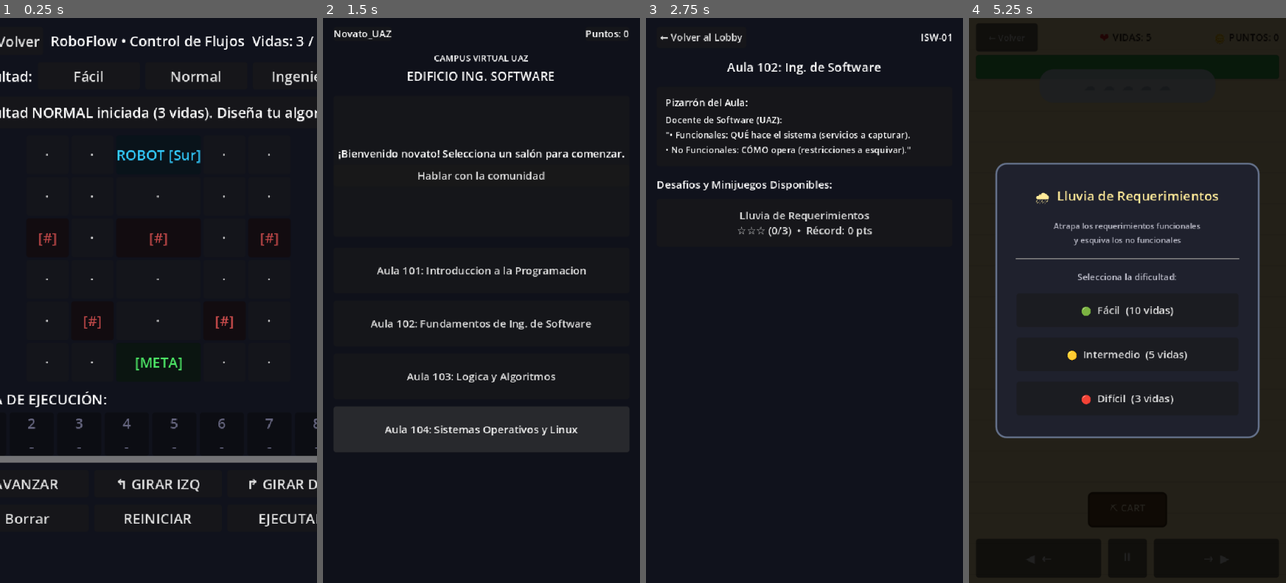
Above: before the commit, frames 1-4 (left to right).
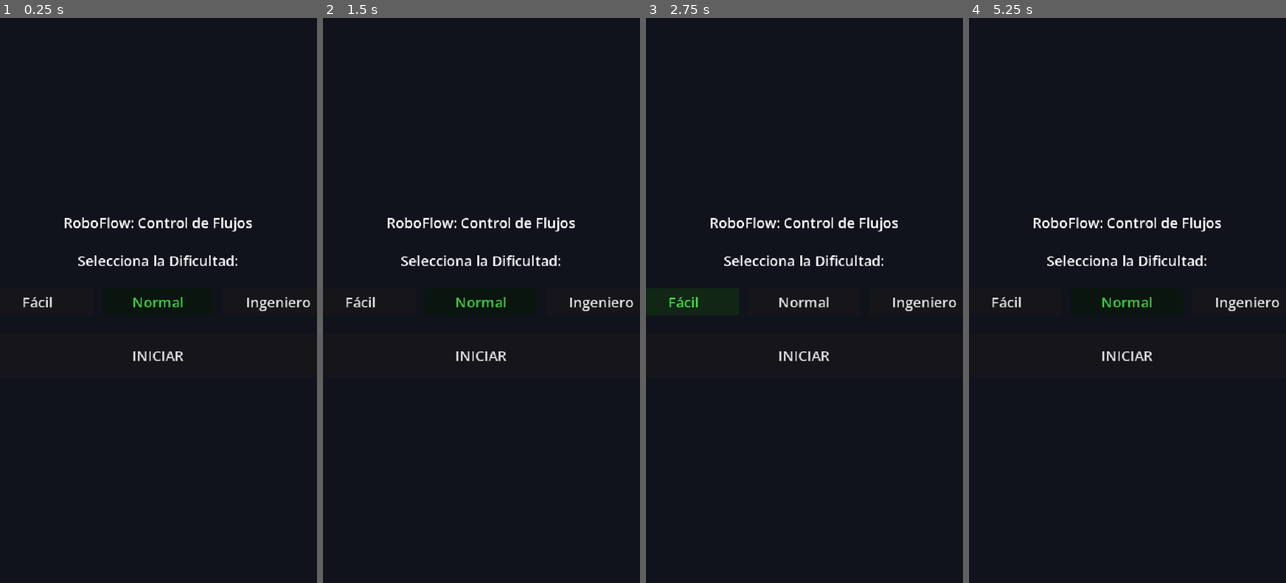
Above: after the commit, the same moments.

Repository: Bijou91/Morelosoft-International-Solutions
Game: Godot game, scene res://scenes/minigames/programacion/roboflow/RoboFlow.tscn
Two runs of this game, one before a commit and one after it. Both use one fixed random seed, a clock stepped at 60 frames per second and the inputs below. This scene is started directly instead of the project's main scene.
Inputs (mouse positions are in pixels of both pictures, inside the frame that each line leads up to):
- Up to frame 1 (0.25 s): no input
- Up to frame 2 (1.5 s): click (342, 40) at 0.5 s, where only the run before the commit has a clickable "Volver"; click (380, 34) at 1.25 s, where only the run before the commit has a clickable "← Volver al Lobby"
- Up to frame 3 (2.75 s): click (684, 300) at 2 s, where only the run after the commit has a clickable "Fácil"
- Up to frame 4 (5.25 s): click (1026, 34) at 2.75 s, where only the run before the commit has a clickable "← Volver al Lobby"; click (1247, 300) at 3.5 s, where only the run after the commit has a clickable "Ingeniero"; click "Lluvia de Requerimientos ☆☆☆ …" (after the commit: "Normal") at 4.25 s; click (1007, 34) at 5 s, where only the run before the commit has a clickable "← Volver"

The runs differ from the first frame. In frame 1, 7.7% of the frame differs, in the area x 0-100%, y 3-90%; in frame 2, 5.4%; in frame 3, 4.8%; in frame 4, 5.4%.

Commit message:
feat(minigames): Refactorización final de RoboFlow CU-10 para cumplir estrictamente con el Diagrama de Secuencia (Pantallas Inicio, Victoria, GameOver y EventBus)

Diff:
--- a/pixeling/scenes/minigames/programacion/roboflow/RoboFlow.gd
+++ b/pixeling/scenes/minigames/programacion/roboflow/RoboFlow.gd
@@ -19,24 +19,39 @@
 var instructions: Array[String] = []
 var is_running: bool = false
 var attempts: int = 0
-
-# Referencias a Nodos
-@onready var status_label: Label = $VBox/StatusBanner/Label
-@onready var board_grid: GridContainer = $VBox/BoardPanel/GridBoard
-@onready var pipeline_container: HBoxContainer = $VBox/PipelineSection/Scroll/PipelineSlots
-@onready var btn_fwd: Button = $VBox/Palette/BtnFwd
-@onready var btn_left: Button = $VBox/Palette/BtnLeft
-@onready var btn_right: Button = $VBox/Palette/BtnRight
-@onready var btn_del: Button = $VBox/Controls/BtnDel
-@onready var btn_clear: Button = $VBox/Controls/BtnClear
-@onready var btn_run: Button = $VBox/Controls/BtnRun
-@onready var btn_back: Button = $TopHUD/BtnBack
-@onready var lives_label: Label = $TopHUD/LivesLabel
-
-# Selector de Dificultad
-@onready var btn_diff_facil: Button = $VBox/DifficultySelector/BtnDiffFacil
-@onready var btn_diff_normal: Button = $VBox/DifficultySelector/BtnDiffNormal
-@onready var btn_diff_ing: Button = $VBox/DifficultySelector/BtnDiffIng
+var selected_diff: String = "NORMAL"
+
+# Referencias a Pantallas Principales
+@onready var screen_start = $ScreenStart
+@onready var screen_game = $ScreenGame
+@onready var screen_victory = $ScreenVictory
+@onready var screen_game_over = $ScreenGameOver
+
+# Nodos - Pantalla de Inicio
+@onready var btn_diff_facil = $ScreenStart/VBox/DiffSelector/BtnDiffFacil
+@onready var btn_diff_normal = $ScreenStart/VBox/DiffSelector/BtnDiffNormal
+@onready var btn_diff_ing = $ScreenStart/VBox/DiffSelector/BtnDiffIng
+@onready var btn_iniciar = $ScreenStart/VBox/BtnIniciar
+
+# Nodos - Pantalla de Juego
+@onready var status_label: Label = $ScreenGame/VBox/StatusBanner/Label
+@onready var board_grid: GridContainer = $ScreenGame/VBox/BoardPanel/GridBoard
+@onready var pipeline_container: HBoxContainer = $ScreenGame/VBox/PipelineSection/Scroll/PipelineSlots
+@onready var btn_fwd: Button = $ScreenGame/VBox/Palette/BtnFwd
+@onready var btn_left: Button = $ScreenGame/VBox/Palette/BtnLeft
+@onready var btn_right: Button = $ScreenGame/VBox/Palette/BtnRight
+@onready var btn_del: Button = $ScreenGame/VBox/Controls/BtnDel
+@onready var btn_clear: Button = $ScreenGame/VBox/Controls/BtnClear
+@onready var btn_run: Button = $ScreenGame/VBox/Controls/BtnRun
+@onready var btn_back: Button = $ScreenGame/TopHUD/BtnBack
+@onready var lives_label: Label = $ScreenGame/TopHUD/LivesLabel
+
+# Nodos - Pantallas de Fin
+@onready var lbl_victory_stats = $ScreenVictory/VBox/LblStats
+@onready var btn_victory_back = $ScreenVictory/VBox/BtnVolver
+@onready var lbl_gameover_reason = $ScreenGameOver/VBox/LblReason
+@onready var btn_gameover_restart = $ScreenGameOver/VBox/BtnReiniciar
+@onready var btn_gameover_back = $ScreenGameOver/VBox/BtnVolver
 
 func _ready() -> void:
 	super._ready()
@@ -44,7 +59,13 @@
 	minigame_title = "RoboFlow: Control de Flujos"
 	subject_name = "Introducción a la Programación"
 
-	# Conectar botones de comandos y control
+	# Conexiones: Pantalla de Inicio
+	btn_diff_facil.pressed.connect(func(): select_difficulty_ui("FACIL"))
+	btn_diff_normal.pressed.connect(func(): select_difficulty_ui("NORMAL"))
+	btn_diff_ing.pressed.connect(func(): select_difficulty_ui("INGENIERO"))
+	btn_iniciar.pressed.connect(_on_iniciar_pressed)
+
+	# Conexiones: Pantalla de Juego
 	btn_fwd.pressed.connect(func(): add_instruction("FORWARD"))
 	btn_left.pressed.connect(func(): add_instruction("TURN_LEFT"))
 	btn_right.pressed.connect(func(): add_instruction("TURN_RIGHT"))
@@ -53,12 +74,36 @@
 	btn_run.pressed.connect(run_program)
 	btn_back.pressed.connect(_on_back_pressed)
 
-	# Conectar selector de dificultad
-	btn_diff_facil.pressed.connect(func(): setup_level("FACIL"))
-	btn_diff_normal.pressed.connect(func(): setup_level("NORMAL"))
-	btn_diff_ing.pressed.connect(func(): setup_level("INGENIERO"))
-
+	# Conexiones: Pantallas Finales
+	btn_victory_back.pressed.connect(_on_back_pressed)
+	btn_gameover_restart.pressed.connect(_on_iniciar_pressed)
+	btn_gameover_back.pressed.connect(_on_back_pressed)
+
+	_show_screen(screen_start)
+	select_difficulty_ui("NORMAL")
+
+func _show_screen(screen: Control) -> void:
+	screen_start.visible = false
+	screen_game.visible = false
+	screen_victory.visible = false
+	screen_game_over.visible = false
+	screen.visible = true
+
+func select_difficulty_ui(diff: String) -> void:
+	selected_diff = diff
+	btn_diff_facil.modulate = Color(1,1,1) if diff != "FACIL" else Color(0.3, 0.9, 0.3)
+	btn_diff_normal.modulate = Color(1,1,1) if diff != "NORMAL" else Color(0.3, 0.9, 0.3)
+	btn_diff_ing.modulate = Color(1,1,1) if diff != "INGENIERO" else Color(0.3, 0.9, 0.3)
+	if AudioManager.has_method("play_click"):
+		AudioManager.play_click()
+
+func _on_iniciar_pressed() -> void:
+	if AudioManager.has_method("play_click"):
+		AudioManager.play_click()
+
+	current_difficulty = selected_diff
 	setup_level(current_difficulty)
+	_show_screen(screen_game)
 
 func setup_level(diff: String) -> void:
 	current_difficulty = diff
@@ -97,9 +142,13 @@
 	update_pipeline_ui()
 	update_lives_display()
 	btn_run.disabled = false
+	attempts = 0
+	is_running = false
 
 	# Notificar inicio formal del minijuego al EventBus global
-	EventBus.minigame_started.emit(minigame_id, current_difficulty)
+	if EventBus.has_signal("minigame_started"):
+		EventBus.minigame_started.emit(minigame_id, current_difficulty)
+
 	set_status("Dificultad %s iniciada (%d vidas). Diseña tu algoritmo." % [current_difficulty, current_lives])
 
 func update_lives_display() -> void:
@@ -163,25 +212,29 @@
 	if is_running or current_lives <= 0:
 		return
 	if instructions.size() >= max_instructions:
-		AudioManager.play_error()
+		if AudioManager.has_method("play_error"):
+			AudioManager.play_error()
 		set_status("Límite de %d instrucciones alcanzado" % max_instructions)
 		return
 
-	AudioManager.play_click()
+	if AudioManager.has_method("play_click"):
+		AudioManager.play_click()
 	instructions.append(cmd)
 	update_pipeline_ui()
 
 func remove_last_instruction() -> void:
 	if is_running or instructions.is_empty() or current_lives <= 0:
 		return
-	AudioManager.play_click()
+	if AudioManager.has_method("play_click"):
+		AudioManager.play_click()
 	instructions.pop_back()
 	update_pipeline_ui()
 
 func reiniciar_nivel() -> void:
 	if is_running:
 		return
-	AudioManager.play_click()
+	if AudioManager.has_method("play_click"):
+		AudioManager.play_click()
 	instructions.clear()
 	current_lives = max_lives
 	reset_robot()
@@ -191,9 +244,6 @@
 	btn_run.disabled = false
 	set_status("Nivel reiniciado. Vidas restauradas a %d." % max_lives)
 
-func clear_instructions() -> void:
-	reiniciar_nivel()
-
 func update_pipeline_ui() -> void:
 	for child in pipeline_container.get_children():
 		child.queue_free()
@@ -207,12 +257,10 @@
 		lbl.vertical_alignment = VERTICAL_ALIGNMENT_CENTER
 
 		if i < instructions.size():
-			lbl.text = "%d
-%s" % [i + 1, labels.get(instructions[i], "CMD")]
+			lbl.text = "%d\n%s" % [i + 1, labels.get(instructions[i], "CMD")]
 			slot.modulate = Color(0.3, 0.9, 1.0)
 		else:
-			lbl.text = "%d
--" % (i + 1)
+			lbl.text = "%d\n-" % (i + 1)
 			slot.modulate = Color(0.4, 0.4, 0.5)
 
 		slot.add_child(lbl)
@@ -221,32 +269,39 @@
 func deduct_life(reason: String) -> void:
 	current_lives = maxi(0, current_lives - 1)
 	update_lives_display()
-	AudioManager.play_error()
-	EventBus.life_lost.emit(current_lives)
+
+	if AudioManager.has_method("play_error"):
+		AudioManager.play_error()
+
+	if EventBus.has_signal("life_lost"):
+		EventBus.life_lost.emit(current_lives)
 
 	if current_lives <= 0:
 		handle_game_over(reason)
 	else:
-		set_status("FALLO: %s (-1 vida. Restantes: %d). Corrige el flujo y reintenta." % [reason, current_lives])
+		set_status("FALLO: %s (-1 vida). Restantes: %d." % [reason, current_lives])
 		reset_robot()
 		update_robot_display()
 
 func handle_game_over(reason: String) -> void:
 	is_running = false
-	AudioManager.play_game_over()
-	EventBus.game_over.emit(minigame_id)
-	set_status("GAME OVER: %s. Sin vidas restantes. Pulsa REINICIAR o Volver." % reason)
-	btn_run.disabled = true
+	if AudioManager.has_method("play_game_over"):
+		AudioManager.play_game_over()
+
+	if EventBus.has_signal("game_over"):
+		EventBus.game_over.emit(minigame_id)
+
+	lbl_gameover_reason.text = "Motivo: " + reason
+	_show_screen(screen_game_over)
 
 func run_program() -> void:
 	if is_running:
 		return
 	if current_lives <= 0:
-		AudioManager.play_error()
-		set_status("No tienes vidas disponibles. Pulsa REINICIAR para restaurar vidas.")
 		return
 	if instructions.is_empty():
-		AudioManager.play_error()
+		if AudioManager.has_method("play_error"):
+			AudioManager.play_error()
 		set_status("¡El pipeline está vacío! Agrega instrucciones")
 		return
 
@@ -273,33 +328,35 @@
 			var delta: Vector2i = deltas.get(current_dir, Vector2i.ZERO)
 			var next_pos: Vector2i = current_pos + delta
 
-			# Comprobar límites del tablero
 			if next_pos.x < 0 or next_pos.x >= grid_cols or next_pos.y < 0 or next_pos.y >= grid_rows:
 				is_running = false
-				deduct_life("Robot fuera de los límites del tablero")
+				deduct_life("Fuera de los límites del tablero")
 				return
 
-			# Comprobar obstáculos
 			if next_pos in obstacles:
 				is_running = false
 				deduct_life("Colisión contra obstáculo")
 				return
 
 			current_pos = next_pos
-			AudioManager.play_step()
+			if AudioManager.has_method("play_step"):
+				AudioManager.play_step()
+
 		elif cmd == "TURN_LEFT":
 			var idx: int = dirs.find(current_dir)
 			current_dir = dirs[(idx + 3) % 4]
-			AudioManager.play_rotate()
+			if AudioManager.has_method("play_rotate"):
+				AudioManager.play_rotate()
+
 		elif cmd == "TURN_RIGHT":
 			var idx: int = dirs.find(current_dir)
 			current_dir = dirs[(idx + 1) % 4]
-			AudioManager.play_rotate()
+			if AudioManager.has_method("play_rotate"):
+				AudioManager.play_rotate()
 
 		update_robot_display()
 		await get_tree().create_timer(0.45).timeout
 
-		# Comprobar si llegó a la meta
 		if current_pos == goal_pos:
 			handle_victory()
 			return
@@ -310,7 +367,8 @@
 
 func handle_victory() -> void:
 	is_running = false
-	AudioManager.play_success()
+	if AudioManager.has_method("play_success"):
+		AudioManager.play_success()
 
 	var stars: int = 1
 	if instructions.size() <= (max_instructions - 2) and current_lives == max_lives:
@@ -326,18 +384,20 @@
 
 	var lives_bonus: int = current_lives * 40
 	var final_score: int = maxi(50, base_score * stars + lives_bonus - (attempts - 1) * 20)
-	set_status("Nivel completado con éxito (%d estrellas, %d vidas, %d puntos)" % [stars, current_lives, final_score])
-
-	await get_tree().create_timer(1.8).timeout
+
+	lbl_victory_stats.text = "Puntuación Final: %d\nEstrellas: %d\nVidas Restantes: %d" % [final_score, stars, current_lives]
+
+	# Finish game registra el resultado y emite EventBus.points_updated a traves de StateManager
 	finish_game(true, final_score, stars, "Flujo completado exitosamente")
-	_on_back_pressed()
+	_show_screen(screen_victory)
 
 func set_status(msg: String) -> void:
 	if status_label:
 		status_label.text = msg
 
 func _on_back_pressed() -> void:
-	AudioManager.play_click()
+	if AudioManager.has_method("play_click"):
+		AudioManager.play_click()
 	if ResourceLoader.exists("res://scenes/classroom/AulaProgramacion.tscn"):
 		get_tree().change_scene_to_file("res://scenes/classroom/AulaProgramacion.tscn")
 	else:
--- a/pixeling/scenes/minigames/programacion/roboflow/RoboFlow.tscn
+++ b/pixeling/scenes/minigames/programacion/roboflow/RoboFlow.tscn
@@ -20,7 +20,73 @@
 grow_vertical = 2
 color = Color(0.0627451, 0.0705882, 0.109804, 1)
 
-[node name="TopHUD" type="HBoxContainer" parent="."]
+[node name="ScreenStart" type="Control" parent="."]
+layout_mode = 1
+anchors_preset = 15
+anchor_right = 1.0
+anchor_bottom = 1.0
+grow_horizontal = 2
+grow_vertical = 2
+
+[node name="VBox" type="VBoxContainer" parent="ScreenStart"]
+layout_mode = 1
+anchors_preset = 8
+anchor_left = 0.5
+anchor_top = 0.5
+anchor_right = 0.5
+anchor_bottom = 0.5
+offset_left = -200.0
+offset_top = -100.0
+offset_right = 200.0
+offset_bottom = 100.0
+grow_horizontal = 2
+grow_vertical = 2
+theme_override_constants/separation = 20
+
+[node name="Title" type="Label" parent="ScreenStart/VBox"]
+layout_mode = 2
+text = "RoboFlow: Control de Flujos"
+horizontal_alignment = 1
+
+[node name="DiffLabel" type="Label" parent="ScreenStart/VBox"]
+layout_mode = 2
+text = "Selecciona la Dificultad:"
+horizontal_alignment = 1
+
+[node name="DiffSelector" type="HBoxContainer" parent="ScreenStart/VBox"]
+layout_mode = 2
+theme_override_constants/separation = 10
+
+[node name="BtnDiffFacil" type="Button" parent="ScreenStart/VBox/DiffSelector"]
+layout_mode = 2
+size_flags_horizontal = 3
+text = "Fácil"
+
+[node name="BtnDiffNormal" type="Button" parent="ScreenStart/VBox/DiffSelector"]
+layout_mode = 2
+size_flags_horizontal = 3
+text = "Normal"
+
+[node name="BtnDiffIng" type="Button" parent="ScreenStart/VBox/DiffSelector"]
+layout_mode = 2
+size_flags_horizontal = 3
+text = "Ingeniero"
+
+[node name="BtnIniciar" type="Button" parent="ScreenStart/VBox"]
+custom_minimum_size = Vector2(0, 50)
+layout_mode = 2
+text = "INICIAR"
+
+[node name="ScreenGame" type="Control" parent="."]
+visible = false
+layout_mode = 1
+anchors_preset = 15
+anchor_right = 1.0
+anchor_bottom = 1.0
+grow_horizontal = 2
+grow_vertical = 2
+
+[node name="TopHUD" type="HBoxContainer" parent="ScreenGame"]
 layout_mode = 1
 anchors_preset = 10
 anchor_right = 1.0
@@ -30,28 +96,27 @@
 offset_bottom = 42.0
 grow_horizontal = 2
 
-[node name="BtnBack" type="Button" parent="TopHUD"]
+[node name="BtnBack" type="Button" parent="ScreenGame/TopHUD"]
 layout_mode = 2
 text = "Volver"
 
-[node name="Spacer" type="Control" parent="TopHUD"]
-layout_mode = 2
-size_flags_horizontal = 3
-
-[node name="Title" type="Label" parent="TopHUD"]
+[node name="Spacer" type="Control" parent="ScreenGame/TopHUD"]
+layout_mode = 2
+size_flags_horizontal = 3
+
+[node name="Title" type="Label" parent="ScreenGame/TopHUD"]
 layout_mode = 2
 text = "RoboFlow • Control de Flujos"
 
-[node name="Spacer2" type="Control" parent="TopHUD"]
-layout_mode = 2
-size_flags_horizontal = 3
-
-[node name="LivesLabel" type="Label" parent="TopHUD"]
+[node name="Spacer2" type="Control" parent="ScreenGame/TopHUD"]
+layout_mode = 2
+size_flags_horizontal = 3
+
+[node name="LivesLabel" type="Label" parent="ScreenGame/TopHUD"]
 layout_mode = 2
 text = "Vidas: 3 / 3"
 
-
-[node name="VBox" type="VBoxContainer" parent="."]
+[node name="VBox" type="VBoxContainer" parent="ScreenGame"]
 layout_mode = 1
 anchors_preset = 15
 anchor_right = 1.0
@@ -64,99 +129,179 @@
 grow_vertical = 2
 theme_override_constants/separation = 8
 
-[node name="DifficultySelector" type="HBoxContainer" parent="VBox"]
-layout_mode = 2
-theme_override_constants/separation = 6
-
-[node name="LabelDiff" type="Label" parent="VBox/DifficultySelector"]
-layout_mode = 2
-text = "Dificultad:"
-
-[node name="BtnDiffFacil" type="Button" parent="VBox/DifficultySelector"]
-layout_mode = 2
-size_flags_horizontal = 3
-text = "Fácil"
-
-[node name="BtnDiffNormal" type="Button" parent="VBox/DifficultySelector"]
-layout_mode = 2
-size_flags_horizontal = 3
-text = "Normal"
-
-[node name="BtnDiffIng" type="Button" parent="VBox/DifficultySelector"]
-layout_mode = 2
-size_flags_horizontal = 3
-text = "Ingeniero"
-
-[node name="StatusBanner" type="PanelContainer" parent="VBox"]
+[node name="StatusBanner" type="PanelContainer" parent="ScreenGame/VBox"]
 custom_minimum_size = Vector2(0, 36)
 layout_mode = 2
 
-[node name="Label" type="Label" parent="VBox/StatusBanner"]
+[node name="Label" type="Label" parent="ScreenGame/VBox/StatusBanner"]
 layout_mode = 2
 text = "Estado del programa"
 horizontal_alignment = 1
 vertical_alignment = 1
 
-[node name="BoardPanel" type="CenterContainer" parent="VBox"]
+[node name="BoardPanel" type="CenterContainer" parent="ScreenGame/VBox"]
 custom_minimum_size = Vector2(0, 270)
 layout_mode = 2
 
-[node name="GridBoard" type="GridContainer" parent="VBox/BoardPanel"]
+[node name="GridBoard" type="GridContainer" parent="ScreenGame/VBox/BoardPanel"]
 layout_mode = 2
 theme_override_constants/h_separation = 3
 theme_override_constants/v_separation = 3
 columns = 5
 
-[node name="PipelineSection" type="VBoxContainer" parent="VBox"]
-layout_mode = 2
-
-[node name="Label" type="Label" parent="VBox/PipelineSection"]
+[node name="PipelineSection" type="VBoxContainer" parent="ScreenGame/VBox"]
+layout_mode = 2
+
+[node name="Label" type="Label" parent="ScreenGame/VBox/PipelineSection"]
 layout_mode = 2
 text = "LÍNEA DE EJECUCIÓN:"
 
-[node name="Scroll" type="ScrollContainer" parent="VBox/PipelineSection"]
+[node name="Scroll" type="ScrollContainer" parent="ScreenGame/VBox/PipelineSection"]
 custom_minimum_size = Vector2(0, 50)
 layout_mode = 2
 vertical_scroll_mode = 0
 
-[node name="PipelineSlots" type="HBoxContainer" parent="VBox/PipelineSection/Scroll"]
+[node name="PipelineSlots" type="HBoxContainer" parent="ScreenGame/VBox/PipelineSection/Scroll"]
 layout_mode = 2
 theme_override_constants/separation = 4
 
-[node name="Palette" type="HBoxContainer" parent="VBox"]
+[node name="Palette" type="HBoxContainer" parent="ScreenGame/VBox"]
 layout_mode = 2
 theme_override_constants/separation = 6
 
-[node name="BtnFwd" type="Button" parent="VBox/Palette"]
+[node name="BtnFwd" type="Button" parent="ScreenGame/VBox/Palette"]
 layout_mode = 2
 size_flags_horizontal = 3
 text = "AVANZAR"
 
-[node name="BtnLeft" type="Button" parent="VBox/Palette"]
+[node name="BtnLeft" type="Button" parent="ScreenGame/VBox/Palette"]
 layout_mode = 2
 size_flags_horizontal = 3
 text = "↰ GIRAR IZQ"
 
-[node name="BtnRight" type="Button" parent="VBox/Palette"]
+[node name="BtnRight" type="Button" parent="ScreenGame/VBox/Palette"]
 layout_mode = 2
 size_flags_horizontal = 3
 text = "↱ GIRAR DER"
 
-[node name="Controls" type="HBoxContainer" parent="VBox"]
+[node name="Controls" type="HBoxContainer" parent="ScreenGame/VBox"]
 layout_mode = 2
 theme_override_constants/separation = 6
 
-[node name="BtnDel" type="Button" parent="VBox/Controls"]
+[node name="BtnDel" type="Button" parent="ScreenGame/VBox/Controls"]
 layout_mode = 2
 size_flags_horizontal = 3
 text = " Borrar"
 
-[node name="BtnClear" type="Button" parent="VBox/Controls"]
+[node name="BtnClear" type="Button" parent="ScreenGame/VBox/Controls"]
 layout_mode = 2
 size_flags_horizontal = 3
 text = "REINICIAR"
 
-[node name="BtnRun" type="Button" parent="VBox/Controls"]
+[node name="BtnRun" type="Button" parent="ScreenGame/VBox/Controls"]
 layout_mode = 2
 size_flags_horizontal = 3
 text = "EJECUTAR"
+
+[node name="ScreenVictory" type="Control" parent="."]
+visible = false
+layout_mode = 1
+anchors_preset = 15
+anchor_right = 1.0
+anchor_bottom = 1.0
+grow_horizontal = 2
+grow_vertical = 2
+
+[node name="ColorRect" type="ColorRect" parent="ScreenVictory"]
+layout_mode = 1
+anchors_preset = 15
+anchor_right = 1.0
+anchor_bottom = 1.0
+grow_horizontal = 2
+grow_vertical = 2
+color = Color(0.12, 0.45, 0.18, 1)
+
+[node name="VBox" type="VBoxContainer" parent="ScreenVictory"]
+layout_mode = 1
+anchors_preset = 8
+anchor_left = 0.5
+anchor_top = 0.5
+anchor_right = 0.5
+anchor_bottom = 0.5
+offset_left = -150.0
+offset_top = -100.0
+offset_right = 150.0
+offset_bottom = 100.0
+grow_horizontal = 2
+grow_vertical = 2
+theme_override_constants/separation = 20
+
+[node name="Title" type="Label" parent="ScreenVictory/VBox"]
+layout_mode = 2
+text = "¡Misión Completada!"
+horizontal_alignment = 1
+
+[node name="LblStats" type="Label" parent="ScreenVictory/VBox"]
+layout_mode = 2
+text = "Puntuación Final: 0
+Estrellas: 0
+Vidas Restantes: 0"
+horizontal_alignment = 1
+
+[node name="BtnVolver" type="Button" parent="ScreenVictory/VBox"]
+custom_minimum_size = Vector2(0, 50)
+layout_mode = 2
+text = "Volver al Salón"
+
+[node name="ScreenGameOver" type="Control" parent="."]
+visible = false
+layout_mode = 1
+anchors_preset = 15
+anchor_right = 1.0
+anchor_bottom = 1.0
+grow_horizontal = 2
+grow_vertical = 2
+
+[node name="ColorRect" type="ColorRect" parent="ScreenGameOver"]
+layout_mode = 1
+anchors_preset = 15
+anchor_right = 1.0
+anchor_bottom = 1.0
+grow_horizontal = 2
+grow_vertical = 2
+color = Color(0.5, 0.12, 0.12, 1)
+
+[node name="VBox" type="VBoxContainer" parent="ScreenGameOver"]
+layout_mode = 1
+anchors_preset = 8
+anchor_left = 0.5
+anchor_top = 0.5
+anchor_right = 0.5
+anchor_bottom = 0.5
+offset_left = -150.0
+offset_top = -100.0
+offset_right = 150.0
+offset_bottom = 100.0
+grow_horizontal = 2
+grow_vertical = 2
+theme_override_constants/separation = 20
+
+[node name="Title" type="Label" parent="ScreenGameOver/VBox"]
+layout_mode = 2
+text = "¡Fin de la Partida!"
+horizontal_alignment = 1
+
+[node name="LblReason" type="Label" parent="ScreenGameOver/VBox"]
+layout_mode = 2
+text = "Motivo:"
+horizontal_alignment = 1
+
+[node name="BtnReiniciar" type="Button" parent="ScreenGameOver/VBox"]
+custom_minimum_size = Vector2(0, 50)
+layout_mode = 2
+text = "Reiniciar Nivel"
+
+[node name="BtnVolver" type="Button" parent="ScreenGameOver/VBox"]
+custom_minimum_size = Vector2(0, 50)
+layout_mode = 2
+text = "Volver al Salón"
